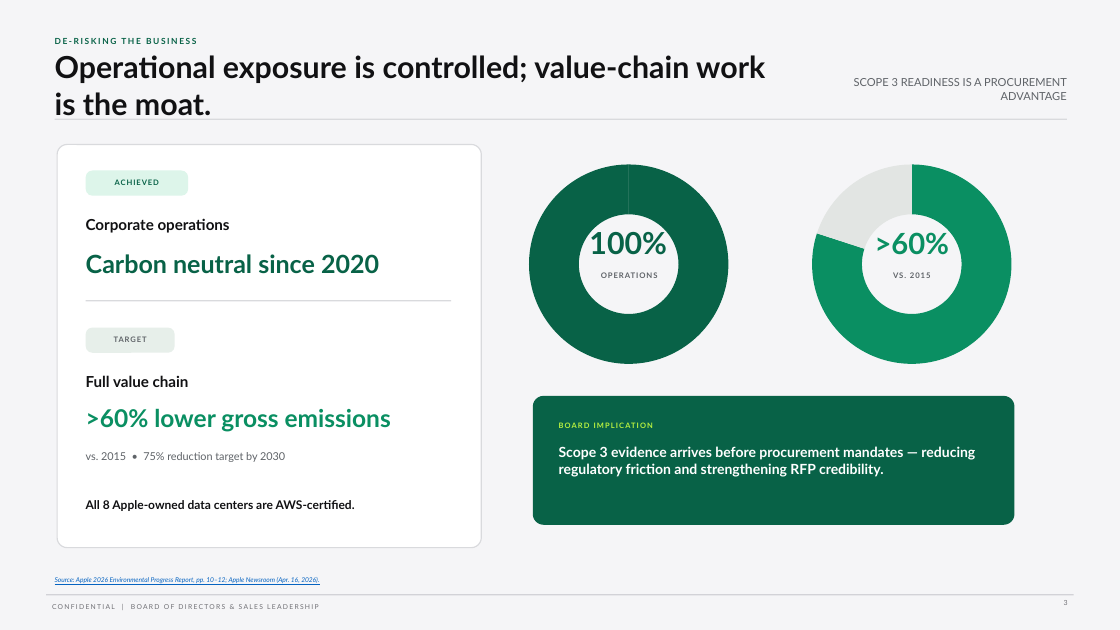
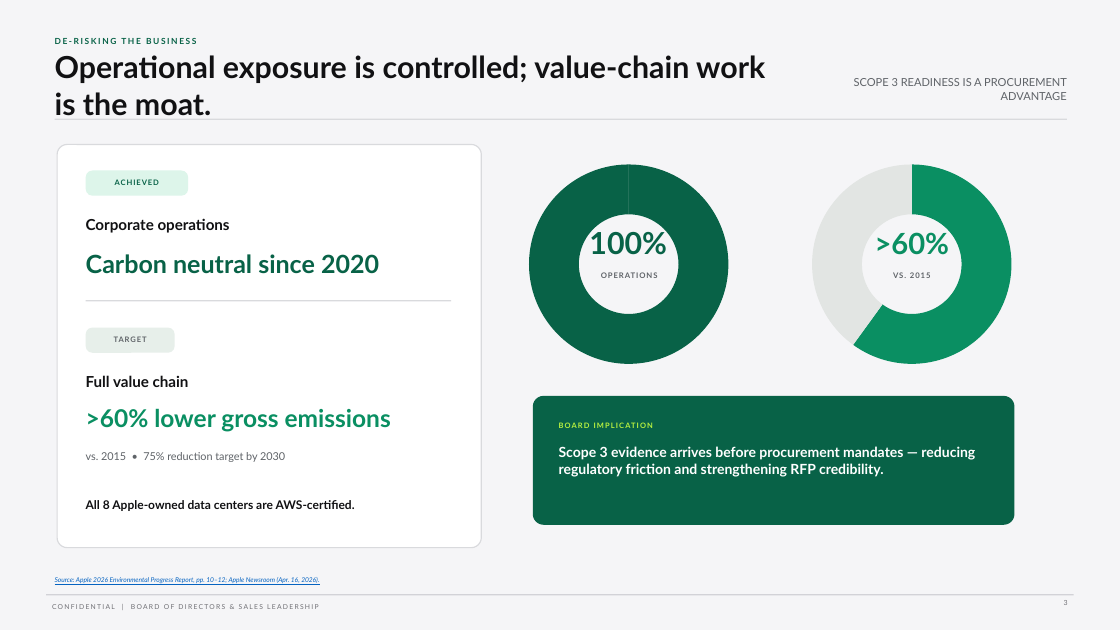
Before and after one commit to garlobrian52/skills, a slide deck: slide 3 of deliverables/apple-fy2025-environmental-progress.pptx. Drawn at 1120x630 pixels with LibreOffice and Linux fonts; fonts in the diff are those of the drawing. Boxes give left, top, right and bottom in pixels: in the first picture for what was removed or moved away, otherwise in the second. Text is boxed around its words. In the diff, an @@ line names an element or a change of style, - is before the commit and + after.

```diff
--- a/deliverables/apple-fy2025-environmental-progress.pptx
+++ b/deliverables/apple-fy2025-environmental-progress.pptx
@@ doughnut chart at [801,153,1023,376] @@
-categories: Reduction, To target
+categories: Reduction, Remaining
-Series 1: 80, 20
+Series 1: 60, 40
```
Also in this commit, not shown: 2 other slides changed.
